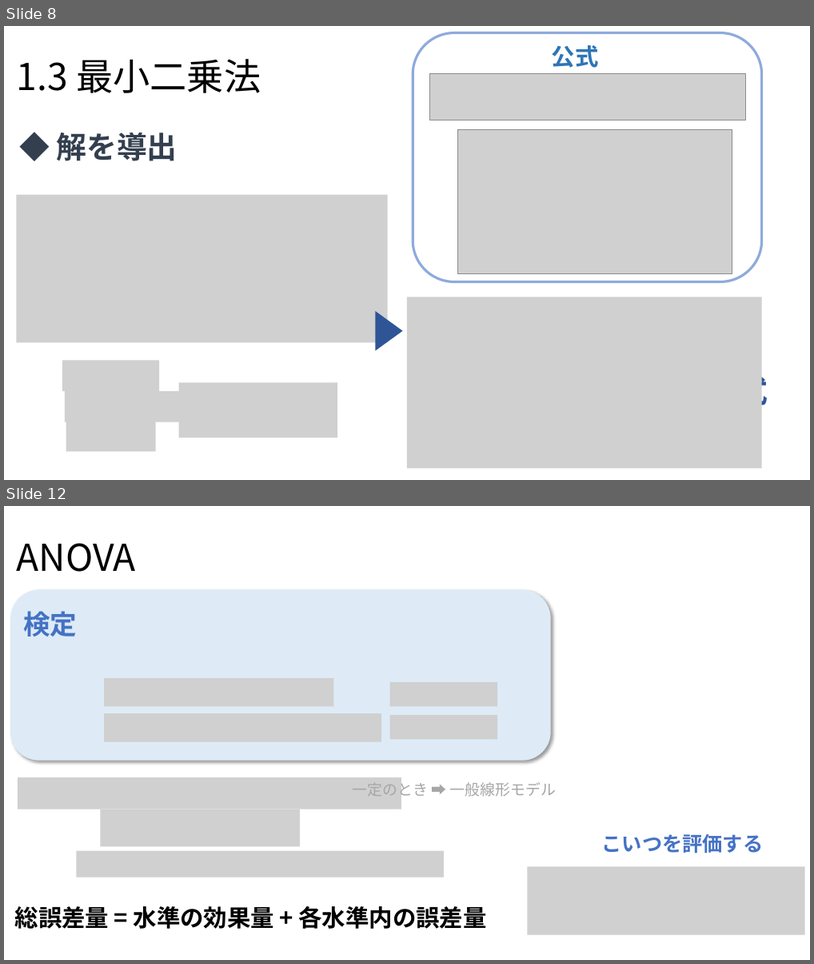
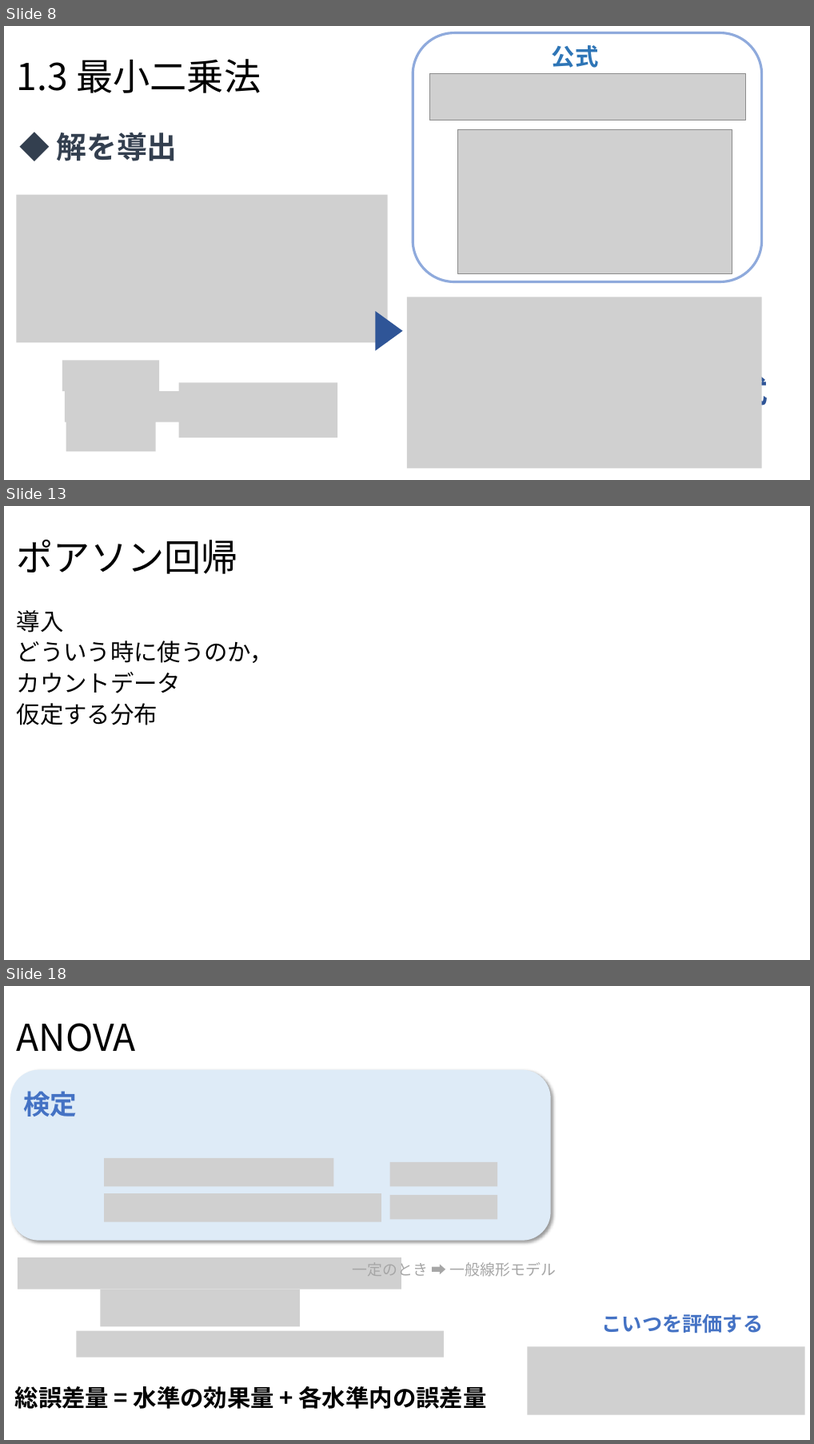
Before and after one commit to Yoshifumi14/stats, a slide deck: statistics2.pptx. Shown one above the other, each under a label of ours: slides 8 and 12 before the commit, slides 8, 13 and 18 after it; the slides between them are not shown. The pictures are 814x964 and 814x1444 pixels, drawn with LibreOffice and Linux fonts; fonts in the diff are those of the drawing; grey boxes stand for pictures. Boxes give left, top, right and bottom in pixels: in the first picture for what was removed or moved away, otherwise in the second. Text is boxed around its words. In the diff, an @@ line names an element or a change of style, - is before the commit and + after.

```diff
--- a/statistics2.pptx
+++ b/statistics2.pptx
@@ slide 13 added at (4,506,810,960), background #FFFFFF @@
@@ title added at (17,540,238,574), 44 pt, text #000000 @@
+ポアソン回帰
@@ text added at (17,610,274,725), 28 pt, text #000000 @@
+導入
+どういう時に使うのか，
+カウントデータ
+仮定する分布
@@ what was slide 12 is now slide 18 @@
```
Also in this commit, not shown: 1 slide changed, 5 other slides added, 9 other files.
